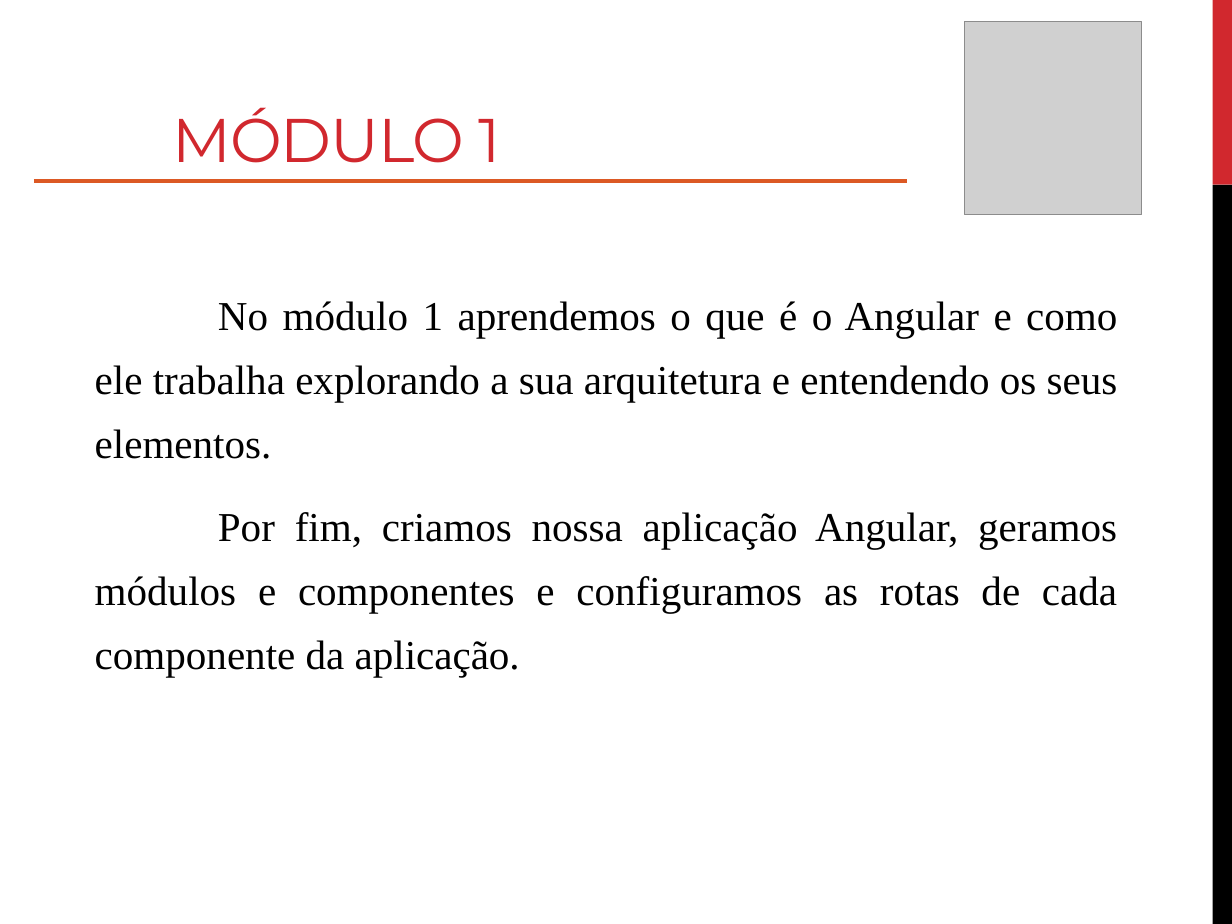
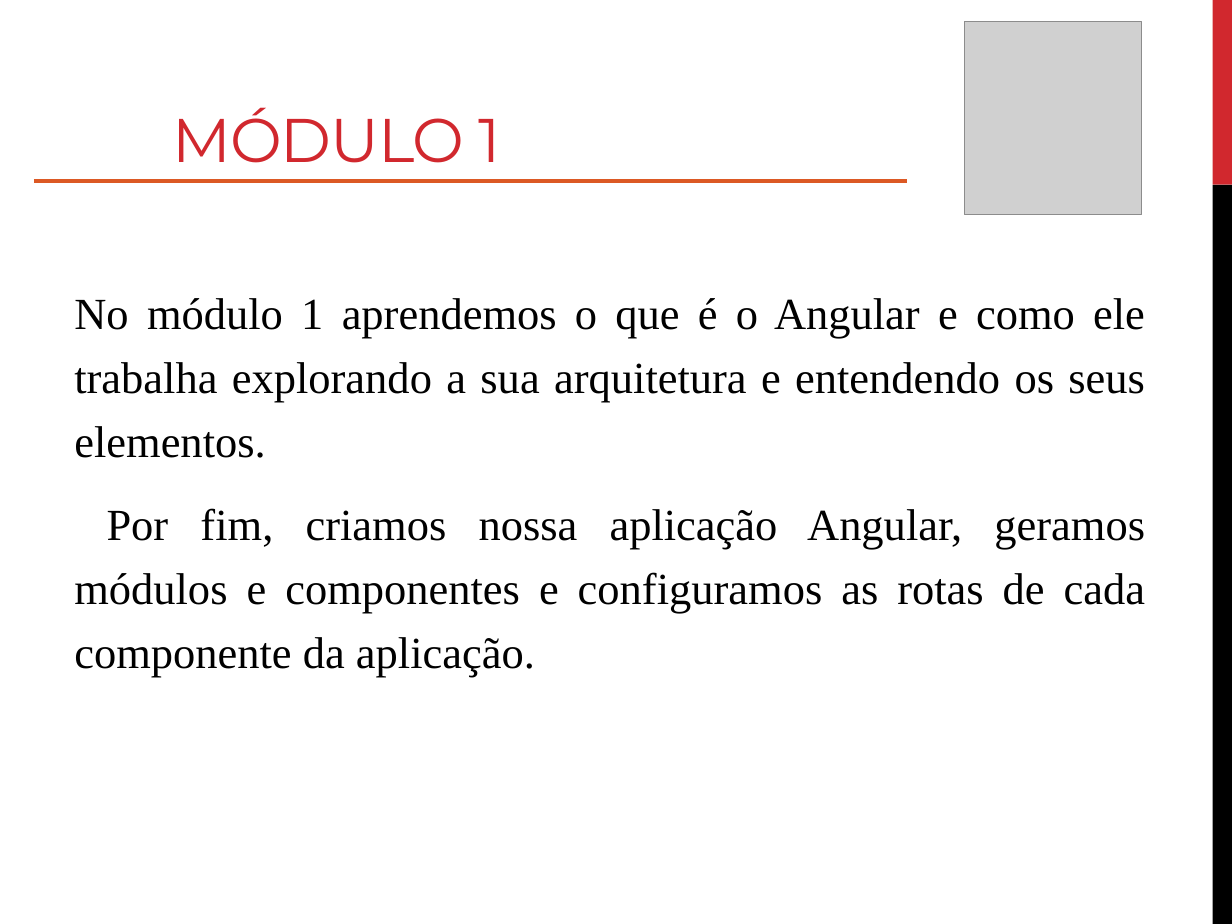
Before and after one commit to roney-amorim/angular-project, a slide deck: slide 2 of Apresentação/Módulo 2/Modulo 2.pptx. Drawn at 1232x924 pixels with LibreOffice and Linux fonts; fonts in the diff are those of the drawing; grey boxes stand for pictures. Boxes give left, top, right and bottom in pixels: in the first picture for what was removed or moved away, otherwise in the second. Text is boxed around its words. In the diff, an @@ line names an element or a change of style, - is before the commit and + after.

Commit message:
módulo 2 e 3 ppt

```diff
--- a/Apresentação/Módulo 2/Modulo 2.pptx
+++ b/Apresentação/Módulo 2/Modulo 2.pptx
@@ text "No módulo 1 aprendemos o ...": place and size @@
-text "No módulo 1 aprendemos o ..." at bbox=[95, 301, 1118, 677]
+text "No módulo 1 aprendemos o ..." at bbox=[74, 298, 1145, 677]
@@ text "No módulo 1 aprendemos o ..." at bbox=[74, 298, 1145, 677]: size 24.1 to 26 pt; line spacing 1.3 to 1.2 @@
```
Also in this commit, not shown: 2 other slides changed, 32 slides added, 17 other files.
